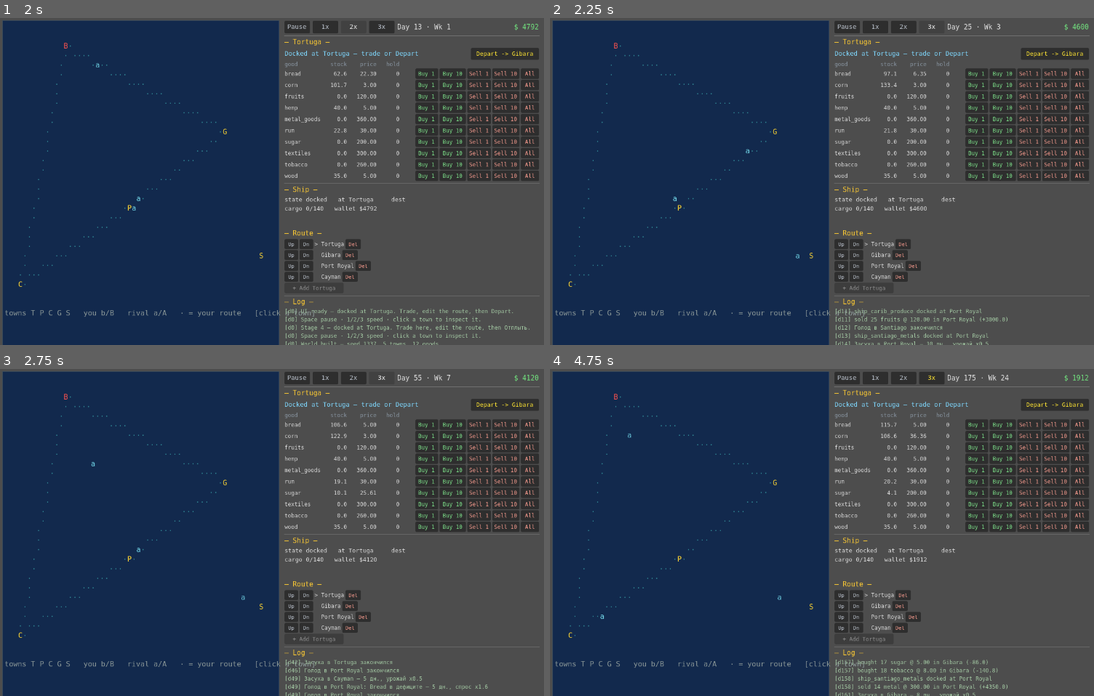
Above: before the commit, frames 1-4 (two rows, left to right).
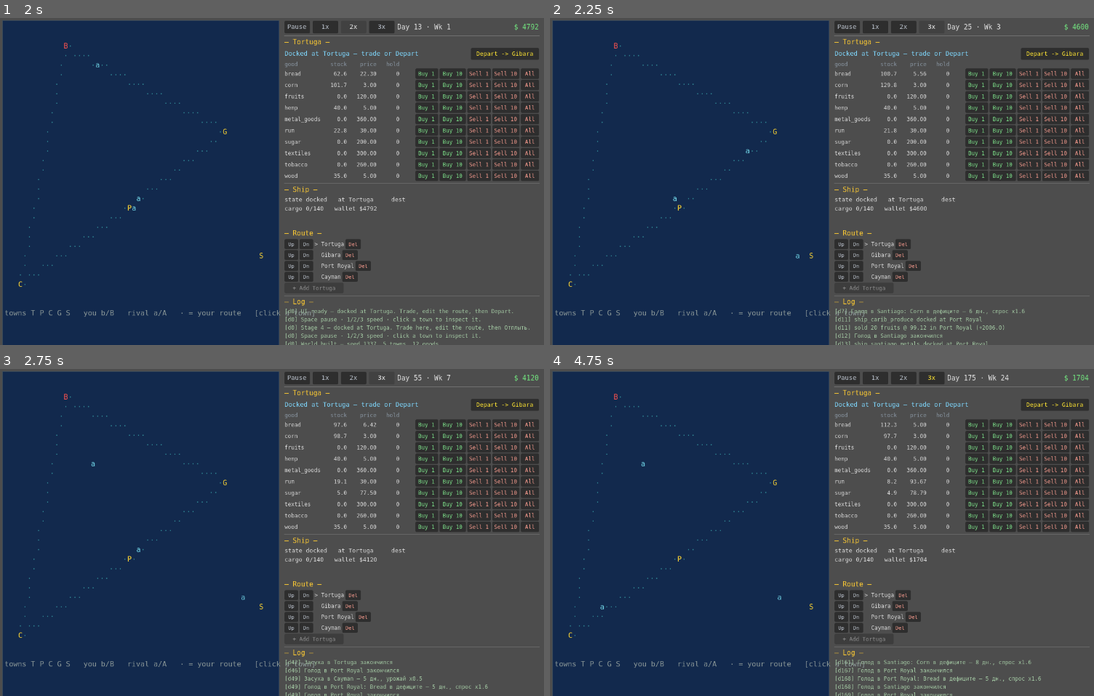
Above: after the commit, the same moments.

Repository: Xilleet/caribbean_trade
Game: Godot game, scene res://main.tscn
Same seed, same stepped clock (60 frames per second), same inputs: the game is played once before the commit and once after it.
Inputs:
- Up to frame 1 (2 s): click "1x" at 0.5 s; click "2x" at 1.25 s
- Up to frame 2 (2.25 s): click "3x" at 2 s
- Up to frame 3 (2.75 s): no input
- Up to frame 4 (4.75 s): click "Depart -> Gibara" at 2.75 s; click "Buy 1" at 3.5 s; click "Buy 10" at 4.25 s

Frame 1 is identical in both runs. In frame 2, 0.7% of the frame differs, in the area x 53-88%, y 16-100%; in frame 3, less than 0.1%; in frame 4, 0.9%, in the area x 9-100%, y 1-100%.

Commit message:
volume-weighted pricing: tranched buy/sell in MarketSystem, route price_limit per tranche, 3 tests rewritten

Diff:
--- a/project.godot
+++ b/project.godot
@@ -1,11 +1,23 @@
+; Engine configuration file.
+; It's best edited using the editor UI and not directly,
+; since the parameters that go here are not all obvious.
+;
+; Format:
+;   [section] ; section goes between []
+;   param=value ; assign values to parameters
+
 config_version=5
+
+[animation]
+
+compatibility/default_parent_skeleton_in_mesh_instance_3d=true
 
 [application]
 
 config/name="Caribbean Trade"
 config/description="Economic strategy prototype — Stage 1: economic core"
 run/main_scene="res://main.tscn"
-config/features=PackedStringArray("4.3")
+config/features=PackedStringArray("4.7")
 config/icon="res://icon.svg"
 
 [autoload]
--- a/simulation/systems/market_system.gd
+++ b/simulation/systems/market_system.gd
@@ -20,6 +20,15 @@
 const EXT_RATE: float = 0.05         # closes 5% of the gap per day (mild stabiliser)
 const EXT_IMPORT_PRICE_MULT: float = 1.1
 const EXT_EXPORT_PRICE_MULT: float = 0.9
+# Tranche size for volume-weighted pricing. Each tranche is
+# max(1.0, target * SLICE_FRAC) units; price is recalculated per tranche via
+# calculate_price(e) AFTER previous tranches have moved e.stock. A trade that
+# fits in one tranche (small qty vs target) pays the same flat price as before;
+# a trade that drains/fills multiple tranches sees price rise/fall within the
+# single transaction. Money conservation is preserved: total_cost =
+# sum(tranche_qty * tranche_price), routed through market.fund exactly as before.
+const SLICE_FRAC: float = 0.1
+const MAX_TRANCHES: int = 1000   # safety cap; never hit in practice
 
 func calculate_price(e: Market.Entry) -> float:
 	var target: float = max(e.target_stock, 1.0)
@@ -63,29 +72,85 @@
 			t.market.fund += qty * price
 			t.external_balance += qty * price
 
-## Buy [param qty] of [param good_id] for a buyer who has [param buyer_money].
-## Limited by stock and by what the buyer can afford. Returns
-## {"qty", "price", "cost"} of the actually executed trade. Does NOT move
-## money — the caller routes the cost through the right account.
-func buy(m: Market, good_id: String, qty: float, buyer_money: float) -> Dictionary:
+## Buy [param qty] of [param good_id] for a buyer who has [param buyer_money],
+## optionally capped at [param max_price] per unit (0 = no cap). Stage 7.1:
+## volume-weighted — the buy is split into tranches of SLICE_FRAC * target_stock
+## (min 1 unit), and each tranche is priced via calculate_price(e) AFTER the
+## previous tranche drained stock. So a buy that's small relative to the
+## target buffer pays the same flat price as before; a buy that drains a
+## noticeable fraction of stock pays a rising price within one transaction.
+## Money conservation: total_cost = sum(tranche_qty * tranche_price); the
+## caller routes that single sum through market.fund. Returns
+## {"qty", "price" (volume-weighted average), "cost"} of the executed trade.
+## Does NOT move money — the caller routes the cost through the right account.
+func buy(m: Market, good_id: String, qty: float, buyer_money: float, max_price: float = 0.0) -> Dictionary:
 	if not m.has_good(good_id) or qty <= 0.0:
 		return {"qty": 0.0, "price": 0.0, "cost": 0.0}
 	var e: Market.Entry = m.get_entry(good_id)
-	var price: float = e.current_price
-	var affordable: float = buyer_money / price if price > 0.0 else qty
-	var actual: float = min(min(qty, e.stock), affordable)
-	if actual <= 0.0:
-		return {"qty": 0.0, "price": price, "cost": 0.0}
-	e.stock -= actual
-	return {"qty": actual, "price": price, "cost": actual * price}
+	if e.stock <= 0.0 or buyer_money <= 0.0:
+		return {"qty": 0.0, "price": calculate_price(e), "cost": 0.0}
+	var target: float = max(e.target_stock, 1.0)
+	var slice: float = max(1.0, target * SLICE_FRAC)
+	var remaining_qty: float = qty
+	var remaining_money: float = buyer_money
+	var total_qty: float = 0.0
+	var total_cost: float = 0.0
+	var n: int = 0
+	while remaining_qty > 0.0 and e.stock > 0.0 and remaining_money > 0.0 and n < MAX_TRANCHES:
+		var price: float = calculate_price(e)
+		if price <= 0.0:
+			break
+		if max_price > 0.0 and price > max_price:
+			break
+		var tranche: float = min(min(remaining_qty, e.stock), slice)
+		var affordable_now: float = remaining_money / price
+		tranche = min(tranche, affordable_now)
+		if tranche <= 0.0:
+			break
+		e.stock -= tranche
+		total_qty += tranche
+		total_cost += tranche * price
+		remaining_money -= tranche * price
+		remaining_qty -= tranche
+		n += 1
+	if total_qty <= 0.0:
+		return {"qty": 0.0, "price": calculate_price(e), "cost": 0.0}
+	return {"qty": total_qty, "price": total_cost / total_qty, "cost": total_cost}
 
-## Sell [param qty] of [param good_id] into the market. Returns
-## {"qty", "price", "revenue"}. Market capacity is unbounded in Stage 1
-## (surplus is handled by price collapse + external export, not by rejection).
-func sell(m: Market, good_id: String, qty: float) -> Dictionary:
+## Sell [param qty] of [param good_id] into the market, optionally floored at
+## [param min_price] per unit (0 = no floor). Stage 7.1: volume-weighted —
+## each tranche of SLICE_FRAC * target_stock is priced via calculate_price(e)
+## AFTER the previous tranche filled stock, so a sell that's small relative
+## to target pays the same flat price; a sell that floods the market pays a
+## falling price within one transaction. Money conservation: total_revenue =
+## sum(tranche_qty * tranche_price). Returns {"qty", "price" (avg), "revenue"}.
+## Market capacity is unbounded (surplus is handled by price collapse +
+## external export, not by rejection), so the sell executes in full unless
+## [param min_price] is hit — then it stops at the price floor.
+func sell(m: Market, good_id: String, qty: float, min_price: float = 0.0) -> Dictionary:
 	if not m.has_good(good_id) or qty <= 0.0:
 		return {"qty": 0.0, "price": 0.0, "revenue": 0.0}
 	var e: Market.Entry = m.get_entry(good_id)
-	var price: float = e.current_price
-	e.stock += qty
-	return {"qty": qty, "price": price, "revenue": qty * price}
+	var target: float = max(e.target_stock, 1.0)
+	var slice: float = max(1.0, target * SLICE_FRAC)
+	var remaining: float = qty
+	var total_qty: float = 0.0
+	var total_revenue: float = 0.0
+	var n: int = 0
+	while remaining > 0.0 and n < MAX_TRANCHES:
+		var price: float = calculate_price(e)
+		if price <= 0.0:
+			break
+		if min_price > 0.0 and price < min_price:
+			break
+		var tranche: float = min(remaining, slice)
+		if tranche <= 0.0:
+			break
+		e.stock += tranche
+		total_qty += tranche
+		total_revenue += tranche * price
+		remaining -= tranche
+		n += 1
+	if total_qty <= 0.0:
+		return {"qty": 0.0, "price": calculate_price(e), "revenue": 0.0}
+	return {"qty": total_qty, "price": total_revenue / total_qty, "revenue": total_revenue}
--- a/simulation/systems/trade_system.gd
+++ b/simulation/systems/trade_system.gd
@@ -33,7 +33,7 @@
 	var qty: float = min(min(rule.max_qty, drainable), ship.cargo_free())
 	if qty <= 0.0:
 		return {"qty": 0.0, "cost": 0.0}
-	var res: Dictionary = market_system.buy(town.market, rule.good_id, qty, company.money)
+	var res: Dictionary = market_system.buy(town.market, rule.good_id, qty, company.money, rule.price_limit)
 	var actual: float = float(res["qty"])
 	var cost: float = float(res["cost"])
 	company.money -= cost
@@ -64,7 +64,7 @@
 	var qty: float = min(min(rule.max_qty, have), fillable)
 	if qty <= 0.0:
 		return {"qty": 0.0, "revenue": 0.0}
-	var res: Dictionary = market_system.sell(town.market, rule.good_id, qty)
+	var res: Dictionary = market_system.sell(town.market, rule.good_id, qty, rule.price_limit)
 	var actual: float = float(res["qty"])
 	var revenue: float = float(res["revenue"])
 	ship.remove_cargo(rule.good_id, actual)
--- a/tests/test_manual_trade.gd
+++ b/tests/test_manual_trade.gd
@@ -94,14 +94,20 @@
 	var ship: Ship = ctx["ship"]
 	var company: Company = ctx["company"]
 	var town: Town = ctx["town"]
-	company.money = 100.0          # sugar @ 50 -> can afford exactly 2
+	company.money = 100.0
+	# Push sugar into MILD shortage (stock 8 vs default target 10)
+	# so tranche prices rise during the buy — money becomes the binding
+	# constraint AND qty < flat-baseline 100/50=2 (the old expectation).
+	town.market.get_entry("sugar").stock = 8.0
 	var trade := TradeSystem.new(MarketSystem.new())
 	var res: Dictionary = trade.manual_buy(ship, company, town, "sugar", 10.0)
-	var passed: bool = abs(float(res["qty"]) - 2.0) < 0.01 \
-		and abs(company.money - 0.0) < 0.01
+	# First tranche: price = 50*exp(1.5*(10-8)/10) ≈ 67.6. Affordable: ~1.48.
+	# Subsequent tranches pricier → qty < flat baseline 100/50=2. Money ~exhausted.
+	var qty: float = float(res["qty"])
+	var passed: bool = qty > 0.0 and qty < 2.0 and company.money < 5.0
 	_report("buy_capped_by_money", passed,
-			"money=100 price=%.0f bought=%.3f money_left=%.2f" %
-			[float(res["price"]), float(res["qty"]), company.money])
+			"money=100 avg_price=%.1f bought=%.3f money_left=%.2f (expect 0<qty<2, money<5)" %
+			[float(res["price"]), qty, company.money])
 	return passed
 
 func test_roundtrip_conserves_money() -> bool:
--- a/tests/test_market.gd
+++ b/tests/test_market.gd
@@ -48,23 +48,31 @@
 	return passed
 
 func test_buy_stock_limit() -> bool:
+	# Tranched pricing — draining stock 5→0 raises price per tranche.
+	# Stock=5 vs default target=10 → first tranche at price ~176 (above base 83),
+	# last tranche clamped at max=300. Total cost is between 5*base and 5*max.
 	var ms := MarketSystem.new()
 	var m := Market.new()
-	m.add_good("metal", 83.0, 10.0, 300.0, 5.0)
-	var res := ms.buy(m, "metal", 100.0, 10000.0)  # wants 100, only 5 in stock
-	var passed: bool = float(res["qty"]) == 5.0 and abs(float(res["cost"]) - 5.0 * 83.0) < 0.001
-	_report("buy_stock_limit", passed, "qty=%.2f cost=%.2f" % [float(res["qty"]), float(res["cost"])])
+	m.add_good("metal", 83.0, 10.0, 300.0, 5.0)  # 5 in stock, target 10 = mild shortage
+	var res := ms.buy(m, "metal", 100.0, 10000.0)  # wants 100, only 5 in stock, plenty money
+	var qty: float = float(res["qty"])
+	var cost: float = float(res["cost"])
+	var passed: bool = qty == 5.0 and cost > 5.0 * 83.0 and cost < 5.0 * 300.0
+	_report("buy_stock_limit", passed, "qty=%.2f cost=%.2f (expect qty=5, 415<cost<1500)" % [qty, cost])
 	return passed
 
 func test_buy_money_limit() -> bool:
+	# Stage 7.1: in mild shortage, tranche prices rise as buyer drains stock →
+	# the buyer can afford FEWER units than the flat-pricing baseline 200/base.
+	# Stock 8 vs target 10 → first tranche ~112, second tranche pricier, etc.
 	var ms := MarketSystem.new()
 	var m := Market.new()
-	m.add_good("metal", 83.0, 10.0, 300.0, 1000.0)
-	# wants 100, stock 1000, but only 200 money -> can afford 200/83 = 2.41
-	var res := ms.buy(m, "metal", 100.0, 200.0)
-	var expected := 200.0 / 83.0
-	var passed: bool = abs(float(res["qty"]) - expected) < 0.01
-	_report("buy_money_limit", passed, "qty=%.3f (expect ~%.3f)" % [float(res["qty"]), expected])
+	m.add_good("metal", 83.0, 10.0, 300.0, 8.0)  # stock 8 vs target 10 = mild shortage
+	var res := ms.buy(m, "metal", 100.0, 200.0)  # wants 100, money 200
+	var qty: float = float(res["qty"])
+	var flat_baseline: float = 200.0 / 83.0   # ~2.41
+	var passed: bool = qty > 0.0 and qty < flat_baseline
+	_report("buy_money_limit", passed, "qty=%.3f (expect 0<qty<%.3f due to rising tranche prices)" % [qty, flat_baseline])
 	return passed
 
 func test_production_needs_inputs() -> bool:
Not shown, changed: Concept.md
